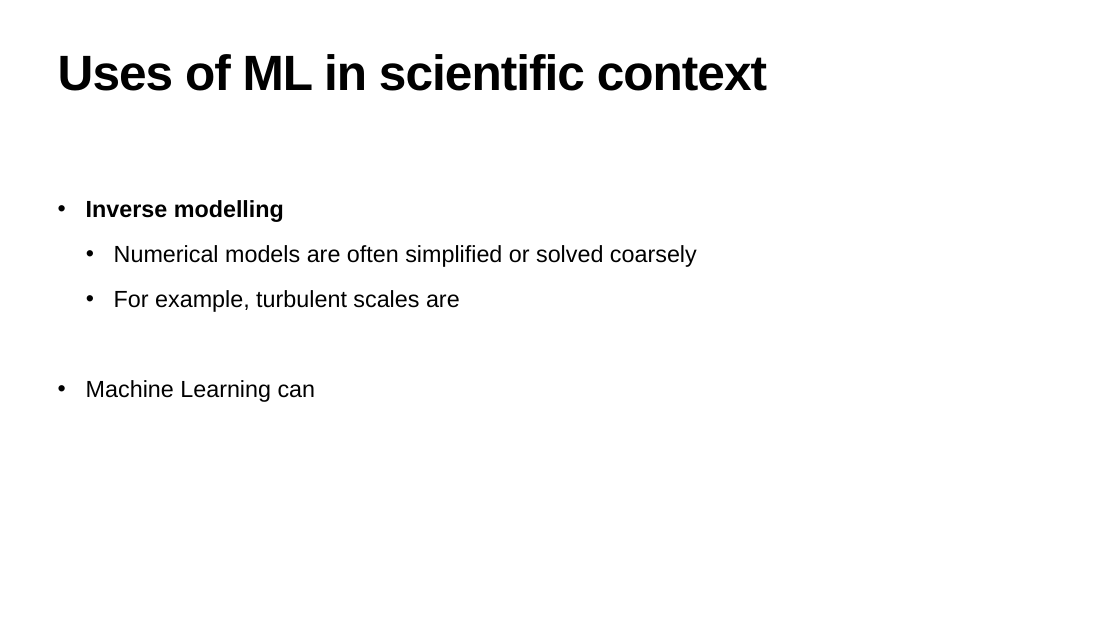
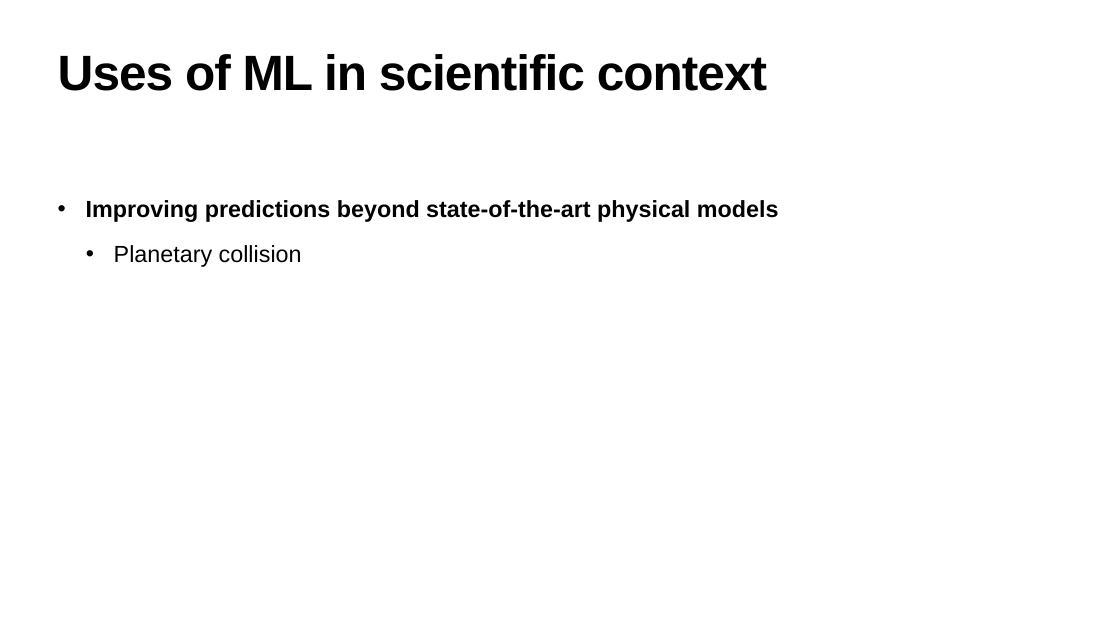
Before and after one commit to hanveiga/amld-2021-repML, a slide deck: slide 14 of slides/workshop skeleton.pptx (slide 16 before the commit). Drawn at 1120x630 pixels with LibreOffice and Linux fonts; fonts in the diff are those of the drawing. Boxes give left, top, right and bottom in pixels: in the first picture for what was removed or moved away, otherwise in the second. Text is boxed around its words. In the diff, an @@ line names an element or a change of style, - is before the commit and + after.

```diff
--- a/slides/workshop skeleton.pptx
+++ b/slides/workshop skeleton.pptx
@@ text at [86, 200, 779, 267]: text changed; bold on @@
-• Inverse modelling
-  • Numerical models are often simplified or solved coarsely
-  • For example, turbulent scales are
-• Machine Learning can
+• Improving predictions beyond state-of-the-art physical models
+  • Planetary collision
```
Also in this commit, not shown: 14 other slides changed, 15 slides added, 1 slide removed.
